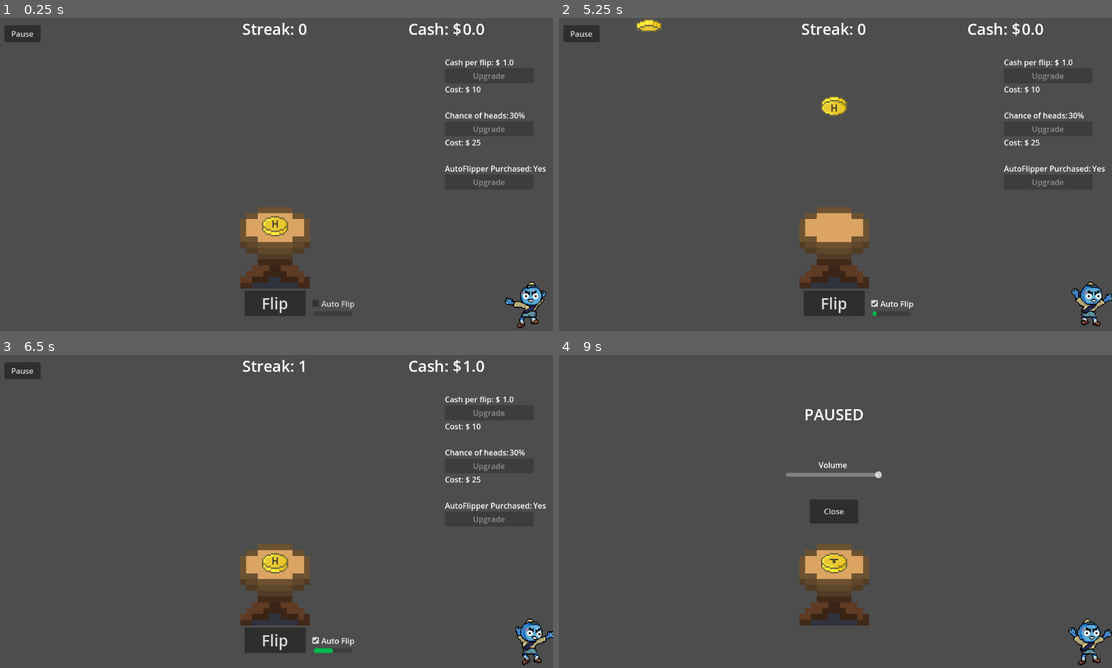
Above: before the commit, frames 1-4 (two rows, left to right).
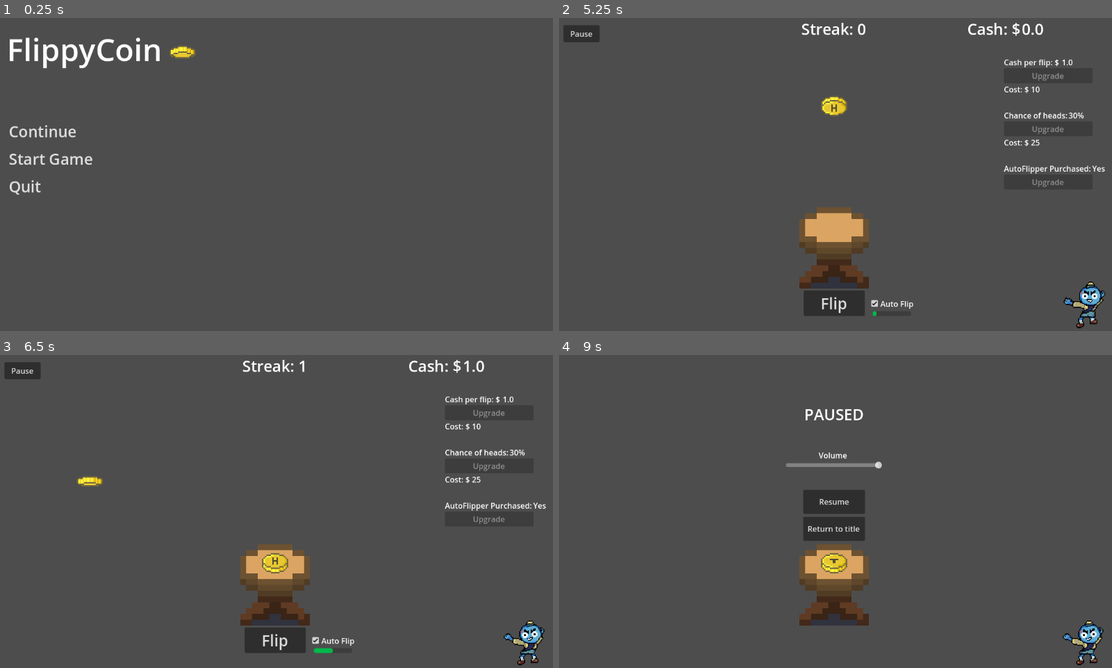
Above: after the commit, the same moments.

Repository: BrodyJack/coin-flip-game
Game: Godot game, scene res://scenes/title_screen.tscn
Two runs of this game, one before a commit and one after it. Both use one fixed random seed, a clock stepped at 60 frames per second and the inputs below. Before the commit the project starts from res://scenes/main.tscn. Sound files missing from this copy of the repository are replaced by a short silence.
Inputs (mouse positions are in pixels of both pictures, inside the frame that each line leads up to):
- Up to frame 1 (0.25 s): no input
- Up to frame 2 (5.25 s): click (641, 158) at 0.5 s, where only the run after the commit has a clickable "Start Game"; click "Flip" at 1.25 s; click "Auto Flip" at 2 s; click "Flip" at 2.75 s; click "Auto Flip" at 3.5 s; click "Flip" at 4.25 s; click "Auto Flip" at 5 s
- Up to frame 3 (6.5 s): move the mouse to (276, 549) at 5.77 s; press the mouse at (276, 549) at 5.78 s
- Up to frame 4 (9 s): move the mouse to (724, 527) at 6.52 s; release the mouse at (724, 527) at 6.53 s; tap Space (spacebar_flip) at 6.6, 8.1 s; click (724, 527) at 6.67 s; move the mouse to (890, 442) at 7.27 s; press the mouse at (890, 442) at 7.28 s; move the mouse to (807, 574) at 8.02 s; release the mouse at (807, 574) at 8.03 s; click (807, 574) at 8.17 s; click "Pause" at 8.75 s

The runs differ from the first frame. In frame 1, 7.0% of the frame differs, in the area x 0-99%, y 1-100%; in frame 2, 0.7%; in frame 3, 0.7%; in frame 4, 2.2%.

Commit message:
added title screen and quit to title

Diff:
--- a/project.godot
+++ b/project.godot
@@ -11,7 +11,7 @@
 [application]
 
 config/name="CoinFlipGame"
-run/main_scene="uid://hf7ddsten8pi"
+run/main_scene="uid://b8hhnqxx8toa2"
 config/features=PackedStringArray("4.5", "Forward Plus")
 config/icon="res://icon.svg"
 
--- a/scenes/pause_menu.gd
+++ b/scenes/pause_menu.gd
@@ -15,7 +15,7 @@
 	show()
 
 
-func _on_close_pause_button_pressed() -> void:
+func _on_resume_button_pressed() -> void:
 	hide()
 	get_tree().paused = false
 	unpause_game.emit()
@@ -23,3 +23,10 @@
 
 func _on_volume_slider_value_changed(value: float) -> void:
 	volume_change.emit(value)
+
+
+func _on_title_button_pressed() -> void:
+	print("Returning to title")
+	hide()
+	get_tree().paused = false
+	get_tree().change_scene_to_file("res://scenes/title_screen.tscn")
--- a/scenes/pause_menu.tscn
+++ b/scenes/pause_menu.tscn
@@ -12,20 +12,36 @@
 grow_vertical = 2
 script = ExtResource("1_n87rw")
 
-[node name="Button" type="Button" parent="."]
+[node name="ResumeButton" type="Button" parent="."]
 layout_mode = 1
 anchors_preset = 8
 anchor_left = 0.5
 anchor_top = 0.5
 anchor_right = 0.5
 anchor_bottom = 0.5
-offset_left = -50.0
-offset_top = -25.0
-offset_right = 50.0
-offset_bottom = 25.0
+offset_left = -64.0
+offset_top = -45.0
+offset_right = 64.0
+offset_bottom = 5.0
 grow_horizontal = 2
 grow_vertical = 2
-text = "Close"
+text = "Resume
+"
+
+[node name="TitleButton" type="Button" parent="."]
+layout_mode = 1
+anchors_preset = 8
+anchor_left = 0.5
+anchor_top = 0.5
+anchor_right = 0.5
+anchor_bottom = 0.5
+offset_left = -64.0
+offset_top = 11.0
+offset_right = 64.0
+offset_bottom = 61.0
+grow_horizontal = 2
+grow_vertical = 2
+text = "Return to title"
 
 [node name="Label" type="Label" parent="."]
 layout_mode = 1
@@ -48,19 +64,20 @@
 anchor_right = 0.5
 anchor_bottom = 0.5
 offset_left = -100.0
-offset_top = -84.0
+offset_top = -104.0
 offset_right = 100.0
-offset_bottom = -68.0
+offset_bottom = -88.0
 grow_horizontal = 2
 grow_vertical = 2
 
 [node name="VolumeLabel" type="Label" parent="."]
 layout_mode = 0
 offset_left = 544.0
-offset_top = 216.0
+offset_top = 196.0
 offset_right = 603.0
-offset_bottom = 239.0
+offset_bottom = 219.0
 text = "Volume"
 
-[connection signal="pressed" from="Button" to="." method="_on_close_pause_button_pressed"]
+[connection signal="pressed" from="ResumeButton" to="." method="_on_resume_button_pressed"]
+[connection signal="pressed" from="TitleButton" to="." method="_on_title_button_pressed"]
 [connection signal="value_changed" from="VolumeSlider" to="." method="_on_volume_slider_value_changed"]
--- /dev/null
+++ b/scenes/title_screen.gd
@@ -0,0 +1,19 @@
+extends MarginContainer
+
+signal start_game_clicked
+signal options_clicked
+
+# Called when the node enters the scene tree for the first time.
+func _ready() -> void:
+	$Coin.freeze = true
+	$Coin/AnimatedSprite2D.speed_scale = 0.5
+	$Coin/AnimatedSprite2D.play()
+
+
+func _on_quit_pressed() -> void:
+	get_tree().quit()
+
+
+func _on_start_game_pressed() -> void:
+	print("Start button pressed...")
+	get_tree().change_scene_to_file("res://scenes/main.tscn")
--- /dev/null
+++ b/scenes/title_screen.tscn
@@ -0,0 +1,60 @@
+[gd_scene load_steps=3 format=3 uid="uid://b8hhnqxx8toa2"]
+
+[ext_resource type="Script" uid="uid://dpkv7vo7577ln" path="res://scenes/title_screen.gd" id="1_sa3yf"]
+[ext_resource type="PackedScene" uid="uid://1prjnjfcys4f" path="res://scenes/coin.tscn" id="2_s4lrb"]
+
+[node name="TitleScreen" type="MarginContainer"]
+custom_minimum_size = Vector2(10, 10)
+offset_right = 1152.0
+offset_bottom = 648.0
+theme_override_constants/margin_left = 20
+theme_override_constants/margin_top = 20
+theme_override_constants/margin_right = 20
+theme_override_constants/margin_bottom = 20
+script = ExtResource("1_sa3yf")
+
+[node name="VBoxContainer" type="VBoxContainer" parent="."]
+layout_mode = 2
+size_flags_horizontal = 0
+size_flags_vertical = 0
+theme_override_constants/separation = 100
+
+[node name="VBoxTitleContainer" type="VBoxContainer" parent="VBoxContainer"]
+layout_mode = 2
+
+[node name="GameName" type="Label" parent="VBoxContainer/VBoxTitleContainer"]
+layout_mode = 2
+theme_override_font_sizes/font_size = 64
+text = "FlippyCoin"
+
+[node name="VBoxClickablesContainer" type="VBoxContainer" parent="VBoxContainer"]
+layout_mode = 2
+
+[node name="Continue" type="Button" parent="VBoxContainer/VBoxClickablesContainer"]
+layout_mode = 2
+theme_override_font_sizes/font_size = 32
+text = "Continue
+"
+flat = true
+alignment = 0
+
+[node name="StartGame" type="Button" parent="VBoxContainer/VBoxClickablesContainer"]
+layout_mode = 2
+theme_override_font_sizes/font_size = 32
+text = "Start Game"
+flat = true
+alignment = 0
+
+[node name="Quit" type="Button" parent="VBoxContainer/VBoxClickablesContainer"]
+layout_mode = 2
+theme_override_font_sizes/font_size = 32
+text = "Quit
+"
+flat = true
+alignment = 0
+
+[node name="Coin" parent="." instance=ExtResource("2_s4lrb")]
+position = Vector2(384, 72)
+
+[connection signal="pressed" from="VBoxContainer/VBoxClickablesContainer/StartGame" to="." method="_on_start_game_pressed"]
+[connection signal="pressed" from="VBoxContainer/VBoxClickablesContainer/Quit" to="." method="_on_quit_pressed"]
Not shown, added: scenes/title_screen.gd.uid
